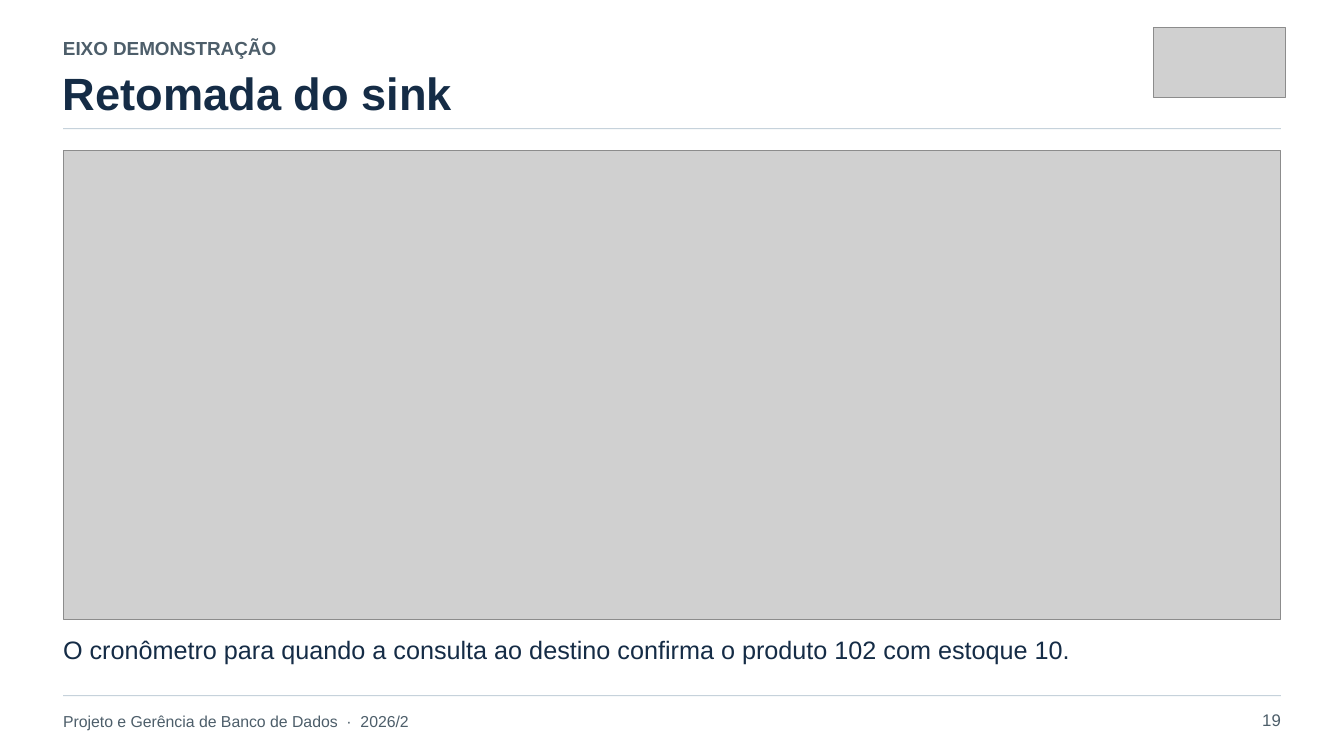
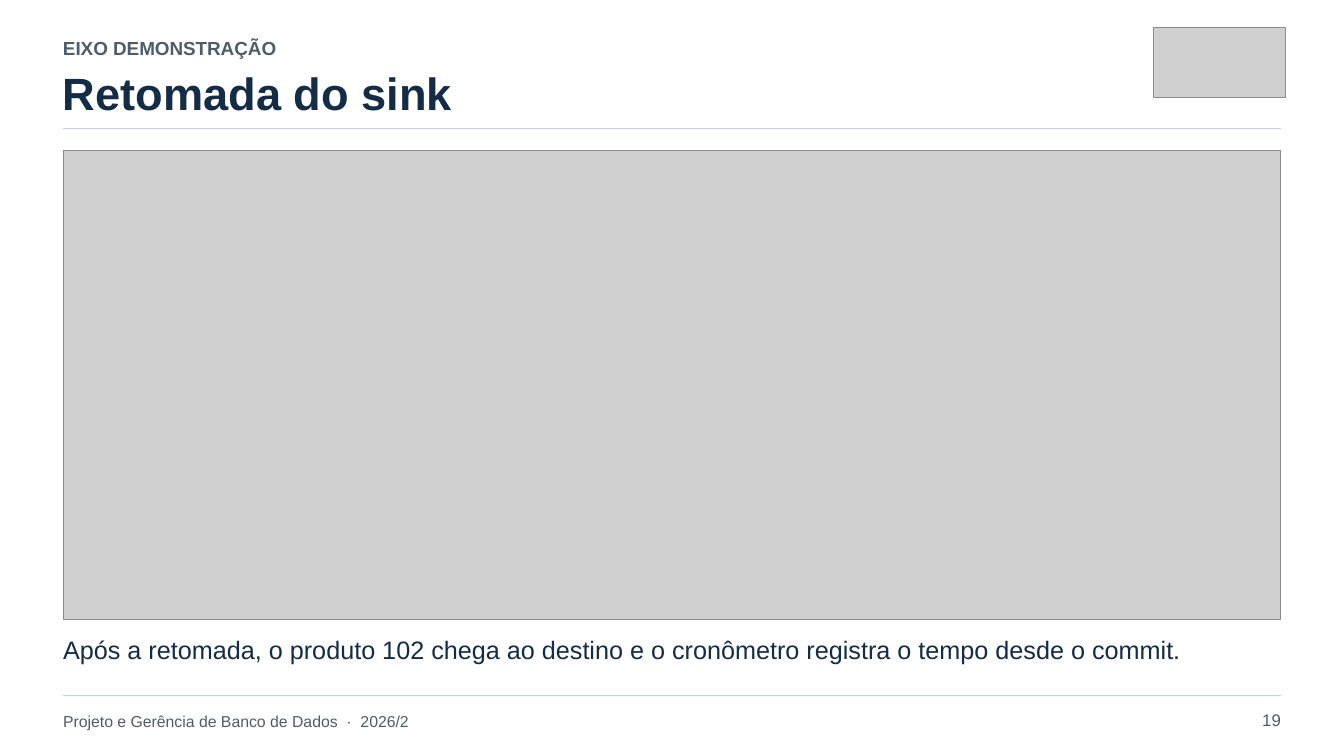
Before and after one commit to lucassbertol/debezium-pgbd, a slide deck: slide 19 of apresentacao/CDC-com-Debezium-e-PostgreSQL-final.pptx. Drawn at 1344x756 pixels with LibreOffice and Linux fonts; fonts in the diff are those of the drawing; grey boxes stand for pictures. Boxes give left, top, right and bottom in pixels: in the first picture for what was removed or moved away, otherwise in the second. Text is boxed around its words. In the diff, an @@ line names an element or a change of style, - is before the commit and + after.

```diff
--- a/apresentacao/CDC-com-Debezium-e-PostgreSQL-final.pptx
+++ b/apresentacao/CDC-com-Debezium-e-PostgreSQL-final.pptx
@@ text at (63, 640, 1180, 665): text changed @@
-O cronômetro para quando a consulta ao destino confirma o produto 102 com estoque 10.
+Após a retomada, o produto 102 chega ao destino e o cronômetro registra o tempo desde o commit.
```
Also in this commit, not shown: 5 other slides changed, 10 other files.
